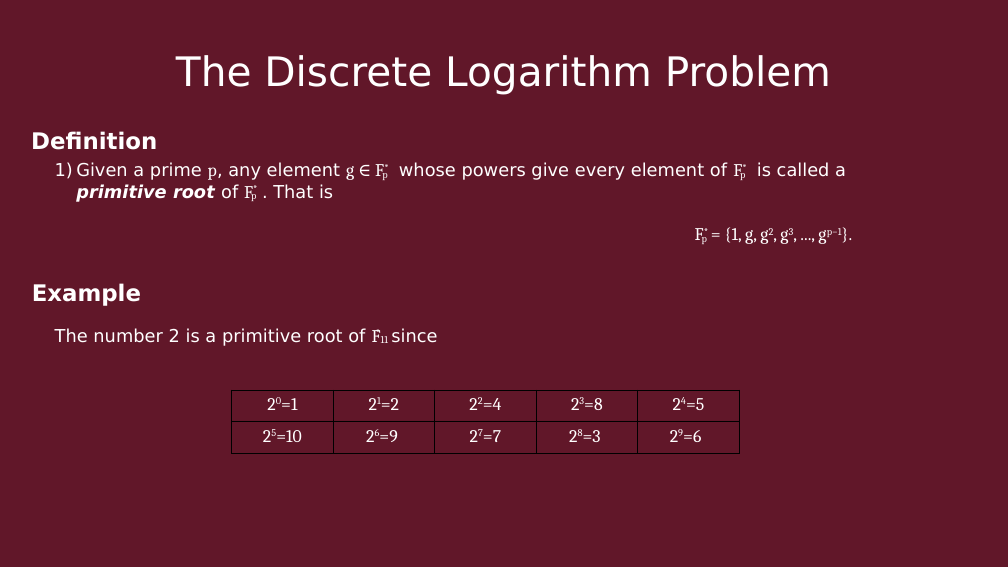
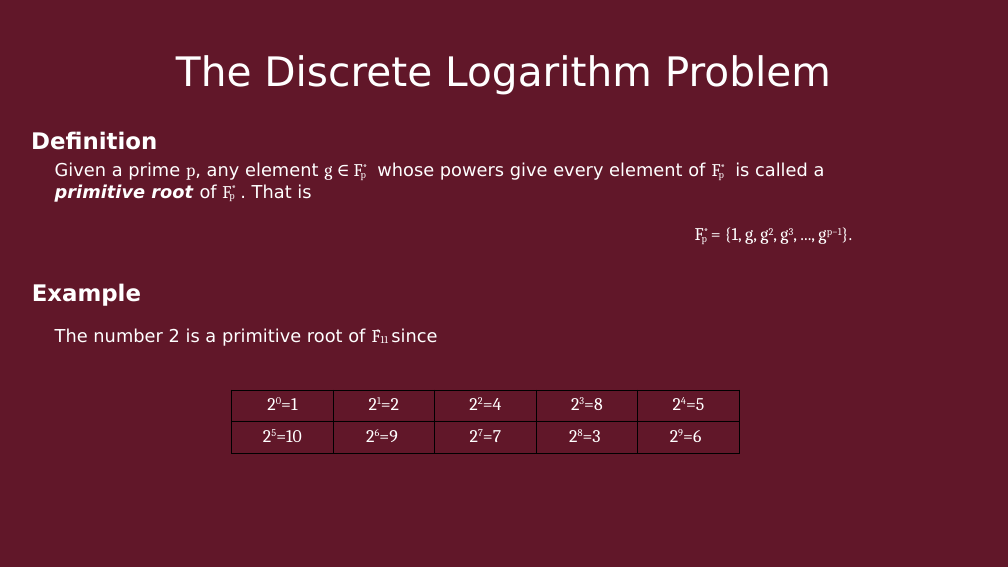
Before and after one commit to Quin-Darcy/seccom, a slide deck: slide 14 of presentation/cryptography_and_network_protocols.odp (slide 7 before the commit). Drawn at 1008x567 pixels with LibreOffice and Linux fonts; fonts in the diff are those of the drawing. Boxes give left, top, right and bottom in pixels: in the first picture for what was removed or moved away, otherwise in the second. Text is boxed around its words. In the diff, an @@ line names an element or a change of style, - is before the commit and + after.

```diff
--- a/presentation/cryptography_and_network_protocols.odp
+++ b/presentation/cryptography_and_network_protocols.odp
@@ text "Given a prime p, any ..." at (x1=55, y1=162, x2=842, y2=244): bullet 1) to none @@
```
Also in this commit, not shown: 2 other slides changed, 12 slides added, 1 slide removed, 4 other files.
